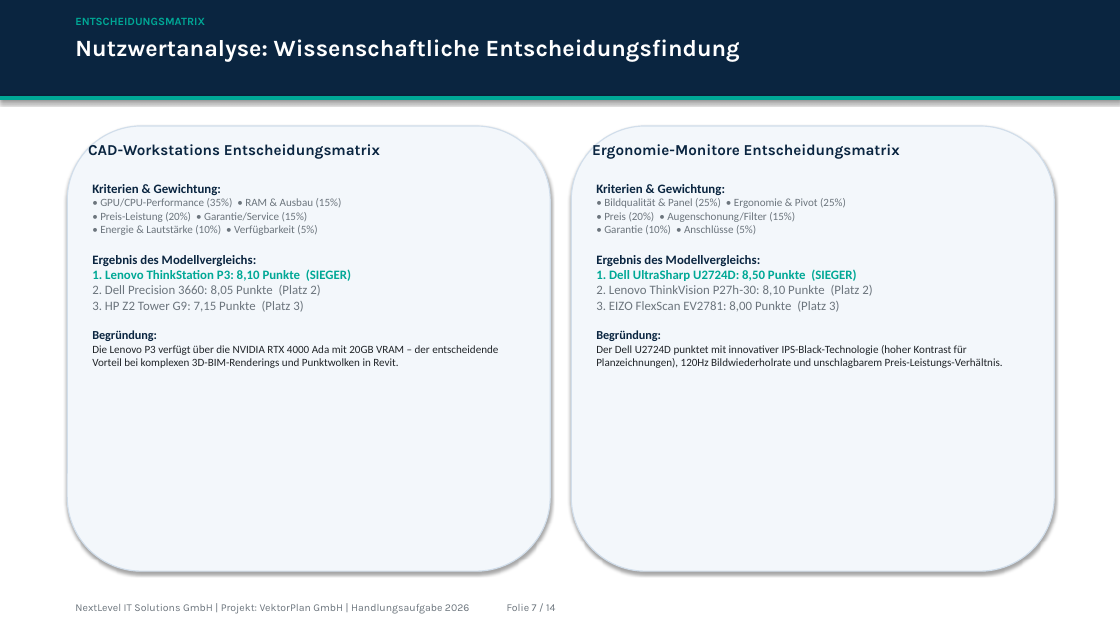
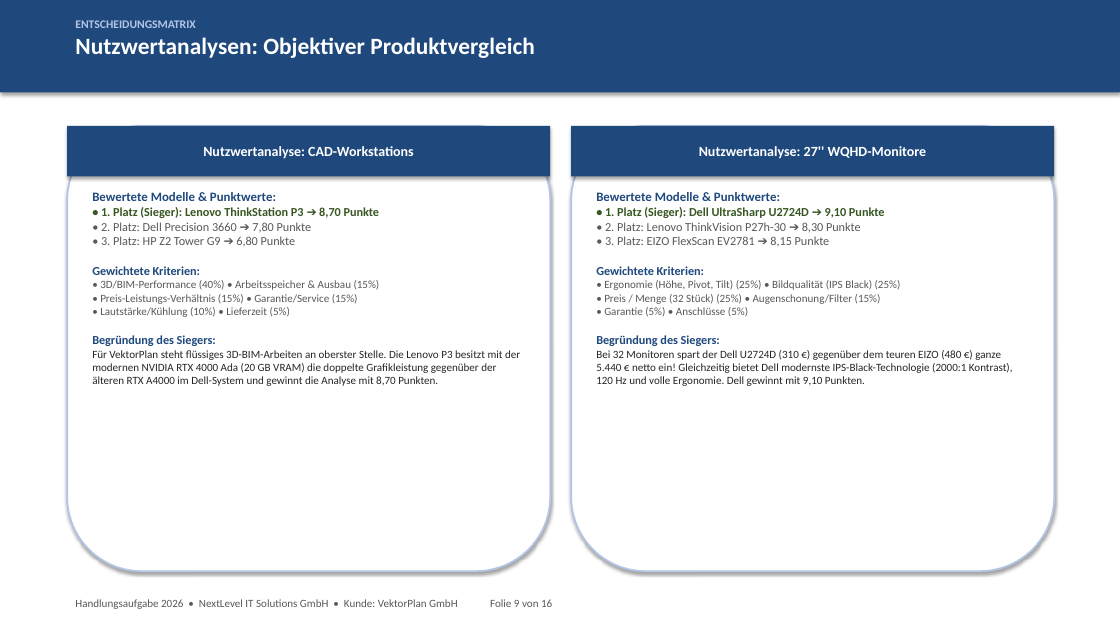
Before and after one commit to kluthjan/projekt_handlungsaufgabe, a slide deck: slide 9 of docs/08_Projektabschluss/Abschlusspraesentation.pptx (slide 7 before the commit). Drawn at 1120x630 pixels with LibreOffice and Linux fonts; fonts in the diff are those of the drawing. Boxes give left, top, right and bottom in pixels: in the first picture for what was removed or moved away, otherwise in the second. Text is boxed around its words. In the diff, an @@ line names an element or a change of style, - is before the commit and + after.

```diff
--- a/docs/08_Projektabschluss/Abschlusspraesentation.pptx
+++ b/docs/08_Projektabschluss/Abschlusspraesentation.pptx
@@ rectangle: place and size @@
-rectangle at bbox=[0, 0, 1120, 97]
+rectangle at bbox=[0, 0, 1120, 92]
@@ rectangle at bbox=[0, 0, 1120, 92]: fill #0A2540 to #1F497D; outline #0A2540 0.75 pt to none @@
@@ text at bbox=[75, 20, 195, 28]: size 9.5 to 10 pt, font Karla to Calibri, text colour #00A896 to #B4C6E7 in "ENTSCHEIDUNGSMATRIX" @@
@@ text at bbox=[75, 37, 534, 58]: paragraph added @@
+Nutzwertanalysen: Objektiver Produktvergleich
@@ text removed at bbox=[75, 39, 740, 62] @@
-Nutzwertanalyse: Wissenschaftliche Entscheidungsfindung
@@ rectangle removed at bbox=[0, 97, 1120, 100] @@
@@ rounded rectangle at bbox=[67, 126, 550, 571]: fill #F3F7FB to #FFFFFF; outline #D1DEEB 1 pt to #B4C6E7 1.5 pt @@
@@ rectangle "Nutzwertanalyse: CAD-Workstations": place and size @@
-rectangle "Nutzwertanalyse: CAD-Workstations" at bbox=[88, 144, 380, 159]
+rectangle "Nutzwertanalyse: CAD-Workstations" at bbox=[67, 126, 550, 176]
@@ rectangle "Nutzwertanalyse: CAD-Workstations" at bbox=[67, 126, 550, 176]: vertical alignment top to middle; fill none to #1F497D; shadow on @@
@@ text in rectangle at bbox=[203, 146, 414, 159]: text changed; size 13 to 12 pt; font Karla to Calibri; text colour #0A2540 to #FFFFFF @@
-CAD-Workstations Entscheidungsmatrix
+Nutzwertanalyse: CAD-Workstations
@@ rounded rectangle at bbox=[571, 126, 1054, 571]: fill #F3F7FB to #FFFFFF; outline #D1DEEB 1 pt to #B4C6E7 1.5 pt @@
@@ rectangle added at bbox=[571, 126, 1054, 176], fill #1F497D, 12 pt, text #FFFFFF, bold @@
+Nutzwertanalyse: 27'' WQHD-Monitore
@@ text removed at bbox=[592, 144, 900, 159] @@
-Ergonomie-Monitore Entscheidungsmatrix
@@ text at bbox=[92, 192, 520, 386]: text changed; text colour #6C757D to #262626 @@
-Kriterien & Gewichtung:
-• GPU/CPU-Performance (35%) • RAM & Ausbau (15%)
-• Preis-Leistung (20%) • Garantie/Service (15%)
-• Energie & Lautstärke (10%) • Verfügbarkeit (5%)
-Ergebnis des Modellvergleichs:
-1. Lenovo ThinkStation P3: 8,10 Punkte (SIEGER)
-2. Dell Precision 3660: 8,05 Punkte (Platz 2)
-3. HP Z2 Tower G9: 7,15 Punkte (Platz 3)
-Begründung:
-Die Lenovo P3 verfügt über die NVIDIA RTX 4000 Ada mit 20GB VRAM – der entscheidende Vorteil bei komplexen 3D-BIM-Renderings und Punktwolken in Revit.
+Bewertete Modelle & Punktwerte:
+• 1. Platz (Sieger): Lenovo ThinkStation P3 ➔ 8,70 Punkte
+• 2. Platz: Dell Precision 3660 ➔ 7,80 Punkte
+• 3. Platz: HP Z2 Tower G9 ➔ 6,80 Punkte
+Gewichtete Kriterien:
+• 3D/BIM-Performance (40%) • Arbeitsspeicher & Ausbau (15%)
+• Preis-Leistungs-Verhältnis (15%) • Garantie/Service (15%)
+• Lautstärke/Kühlung (10%) • Lieferzeit (5%)
+Begründung des Siegers:
+Für VektorPlan steht flüssiges 3D-BIM-Arbeiten an oberster Stelle. Die Lenovo P3 besitzt mit der modernen NVIDIA RTX 4000 Ada (20 GB VRAM) die doppelte Grafikleistung gegenüber der älteren RTX A4000 im Dell-System und gewinnt die Analyse mit 8,70 Punkten.
@@ text at bbox=[596, 192, 1013, 386]: text changed; text colour #6C757D to #595959 @@
-Kriterien & Gewichtung:
-• Bildqualität & Panel (25%) • Ergonomie & Pivot (25%)
-• Preis (20%) • Augenschonung/Filter (15%)
-• Garantie (10%) • Anschlüsse (5%)
-Ergebnis des Modellvergleichs:
-1. Dell UltraSharp U2724D: 8,50 Punkte (SIEGER)
-2. Lenovo ThinkVision P27h-30: 8,10 Punkte (Platz 2)
-3. EIZO FlexScan EV2781: 8,00 Punkte (Platz 3)
-Begründung:
-Der Dell U2724D punktet mit innovativer IPS-Black-Technologie (hoher Kontrast für Planzeichnungen), 120Hz Bildwiederholrate und unschlagbarem Preis-Leistungs-Verhältnis.
+Bewertete Modelle & Punktwerte:
+• 1. Platz (Sieger): Dell UltraSharp U2724D ➔ 9,10 Punkte
+• 2. Platz: Lenovo ThinkVision P27h-30 ➔ 8,30 Punkte
+• 3. Platz: EIZO FlexScan EV2781 ➔ 8,15 Punkte
+Gewichtete Kriterien:
+• Ergonomie (Höhe, Pivot, Tilt) (25%) • Bildqualität (IPS Black) (25%)
+• Preis / Menge (32 Stück) (25%) • Augenschonung/Filter (15%)
+• Garantie (5%) • Anschlüsse (5%)
+Begründung des Siegers:
+Bei 32 Monitoren spart der Dell U2724D (310 €) gegenüber dem teuren EIZO (480 €) ganze 5.440 € netto ein! Gleichzeitig bietet Dell modernste IPS-Black-Technologie (2000:1 Kontrast), 120 Hz und volle Ergonomie. Dell gewinnt mit 9,10 Punkten.
@@ text at bbox=[75, 599, 552, 609]: text changed; size 9 to 9.5 pt; font Karla to Calibri; text colour #6C757D to #595959 @@
-NextLevel IT Solutions GmbH | Projekt: VektorPlan GmbH | Handlungsaufgabe 2026 Folie 7 / 14
+Handlungsaufgabe 2026 • NextLevel IT Solutions GmbH • Kunde: VektorPlan GmbH Folie 9 von 16
```
Also in this commit, not shown: 8 other slides changed, 7 slides added, 5 slides removed, 11 other files.
